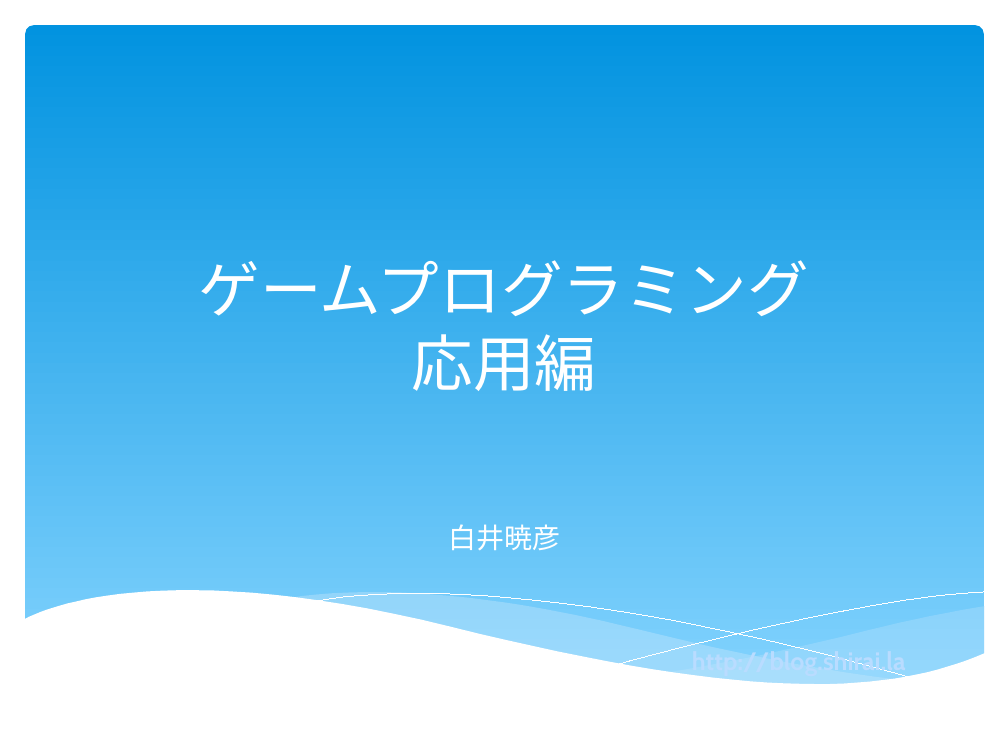
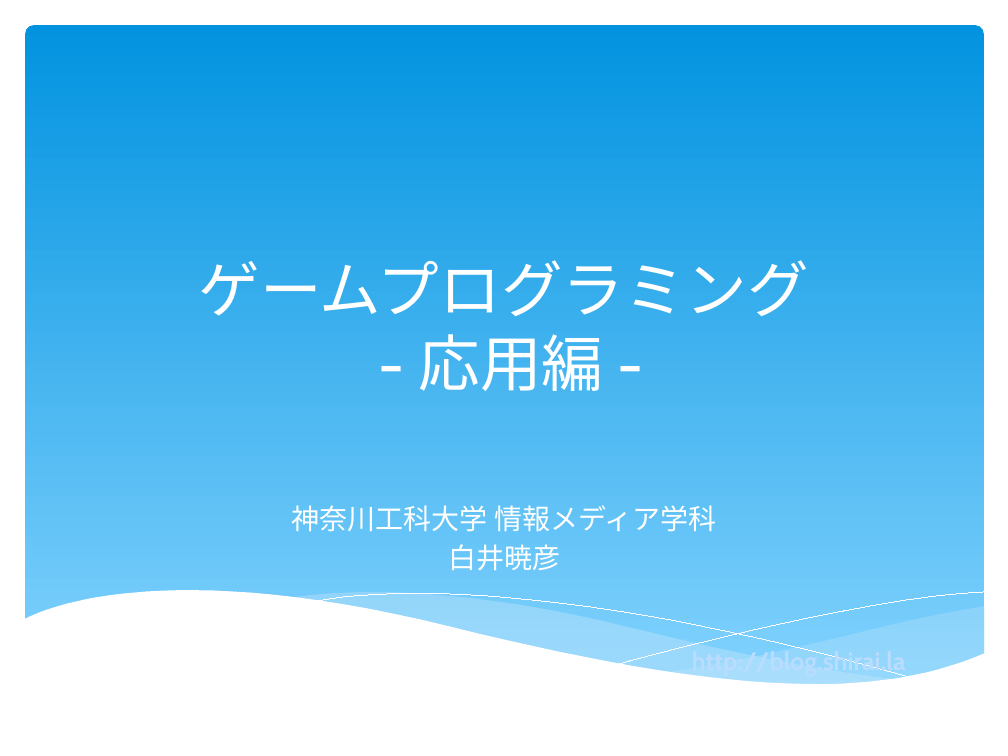
Before and after one commit to kaitas/ShiraiLabOpen, a slide deck: slide 1 of GamePro/GameEngine/GamePro20150628.pptx. Drawn at 1008x756 pixels with LibreOffice and Linux fonts; fonts in the diff are those of the drawing; background and template pictures are left out. Boxes give left, top, right and bottom in pixels: in the first picture for what was removed or moved away, otherwise in the second. Text is boxed around its words. In the diff, an @@ line names an element or a change of style, - is before the commit and + after.

```diff
--- a/GamePro/GameEngine/GamePro20150628.pptx
+++ b/GamePro/GameEngine/GamePro20150628.pptx
@@ title at (x1=198, y1=260, x2=808, y2=391): text changed @@
-ゲームプログラミング
-応用編
+ゲームプログラミング
+- 応用編 -
@@ subtitle at (x1=292, y1=505, x2=716, y2=531): paragraph added @@
+神奈川工科大学 情報メディア学科
```
Also in this commit, not shown: 6 other slides changed, 2 slides added, 1 slide removed, 1 other file.
